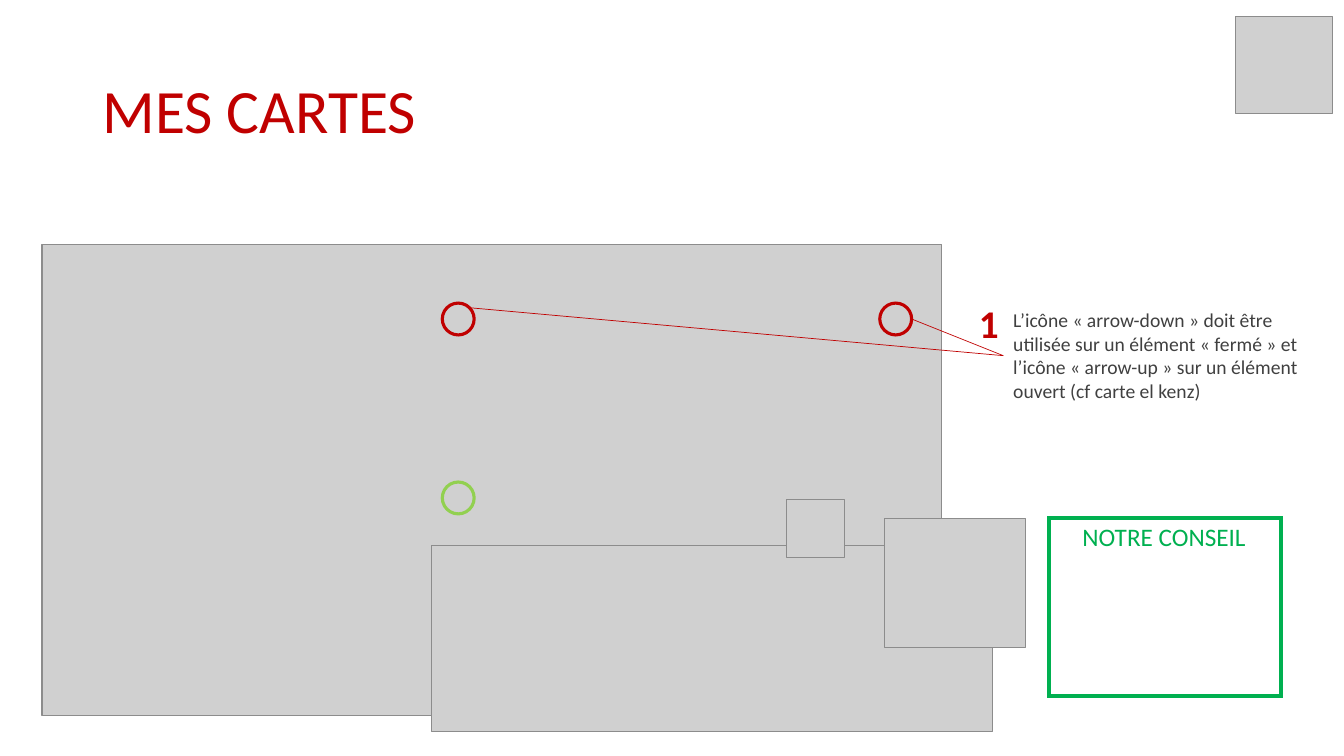
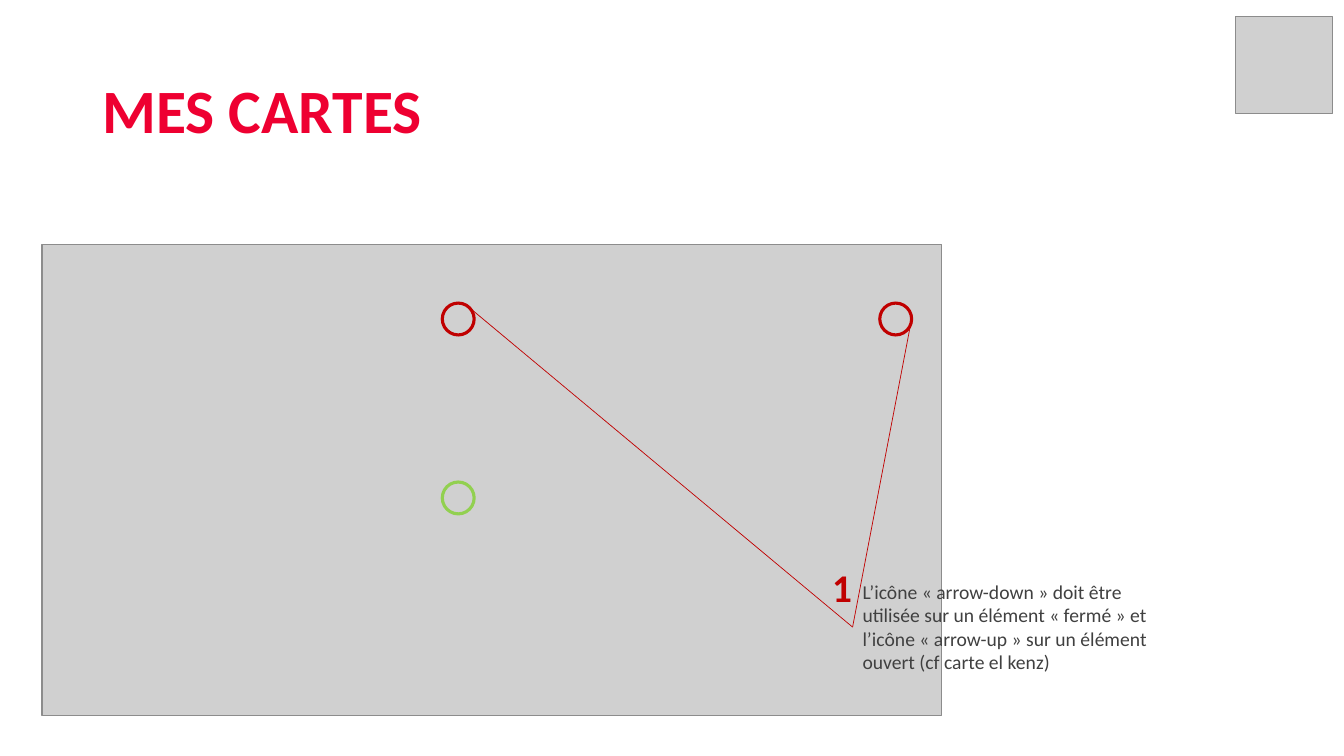
Before and after one commit to jajatmim/docs, a slide deck: slide 8 of CLIPRO.pptx (slide 6 before the commit). Drawn at 1344x756 pixels with LibreOffice and Linux fonts; fonts in the diff are those of the drawing; grey boxes stand for pictures. Boxes give left, top, right and bottom in pixels: in the first picture for what was removed or moved away, otherwise in the second. Text is boxed around its words. In the diff, an @@ line names an element or a change of style, - is before the commit and + after.

```diff
--- a/CLIPRO.pptx
+++ b/CLIPRO.pptx
@@ title "MES CARTES" at (x1=102, y1=92, x2=422, y2=134): text colour #C00000 to #EE0031, bold on @@
@@ line moved from (470, 308) - (1003, 356) to (470, 308) - (853, 627) @@
@@ line moved from (911, 319) - (1003, 356) to (911, 319) - (853, 627) @@
@@ picture removed at (x1=786, y1=499, x2=845, y2=558) @@
@@ picture removed at (x1=884, y1=518, x2=1025, y2=647) @@
@@ rectangle removed at (x1=1050, y1=518, x2=1281, y2=696) @@
@@ text removed at (x1=1082, y1=529, x2=1246, y2=546) @@
-NOTRE CONSEIL
@@ picture removed at (x1=432, y1=545, x2=993, y2=732) @@
@@ text "1" moved from (x1=979, y1=312, x2=999, y2=349) to (x1=832, y1=576, x2=852, y2=612) @@
@@ text "L’icône « arrow-down » doit ..." moved from (x1=1013, y1=313, x2=1297, y2=401) to (x1=863, y1=582, x2=1146, y2=672) @@
```
Also in this commit, not shown: 9 other slides changed, 4 slides added, 1 other file.
